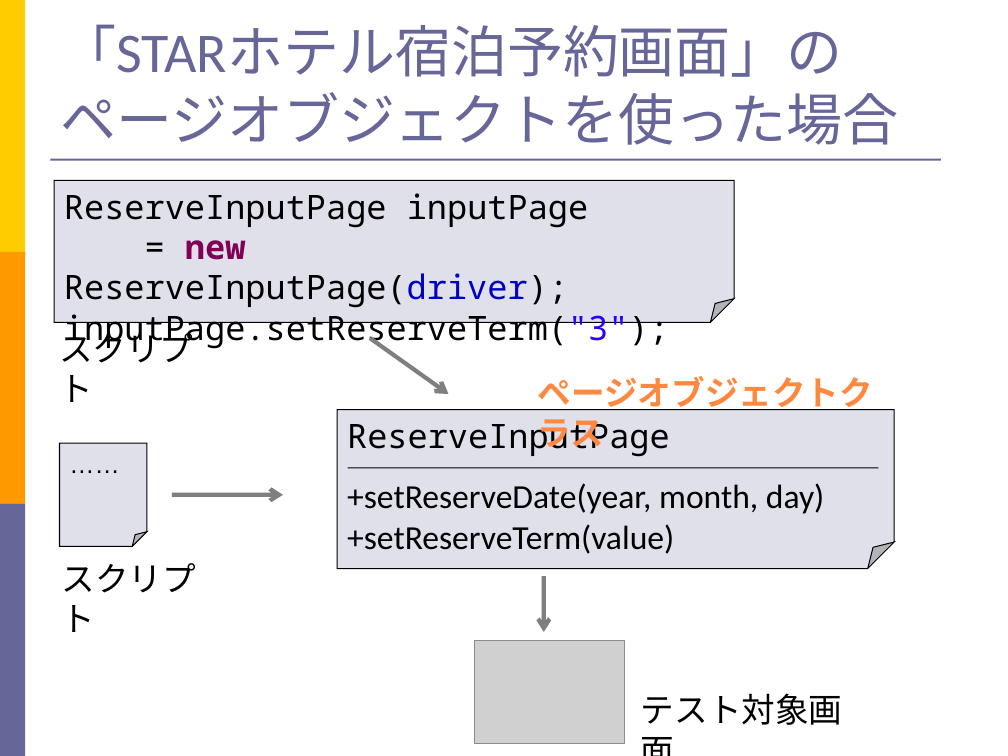
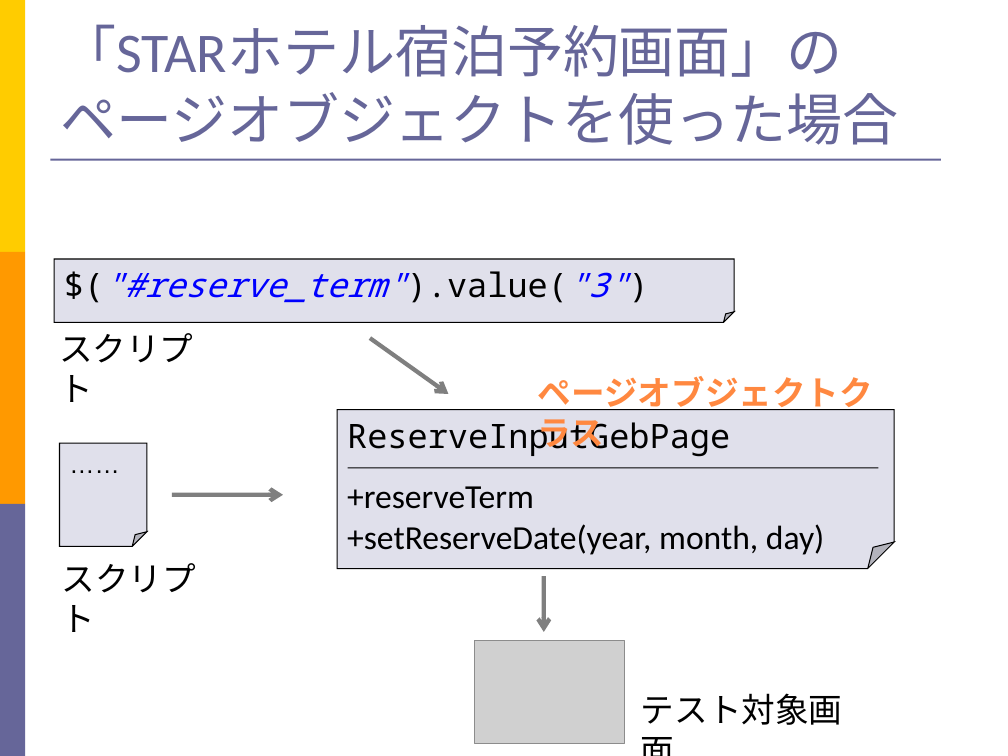
Before and after one commit to takuY-U2/STARHotel, a slide deck: slide 40 of docs/SlideGeb.ppt. Drawn at 1008x756 pixels with LibreOffice and Linux fonts; fonts in the diff are those of the drawing; grey boxes stand for pictures. Boxes give left, top, right and bottom in pixels: in the first picture for what was removed or moved away, otherwise in the second. Text is boxed around its words. In the diff, an @@ line names an element or a change of style, - is before the commit and + after.

```diff
--- a/docs/SlideGeb.ppt
+++ b/docs/SlideGeb.ppt
@@ folded corner "$("#reserve_term").value("3")": place and size @@
-folded corner "$("#reserve_term").value("3")" at (54,180,735,323)
+folded corner "$("#reserve_term").value("3")" at (54,259,735,323)
@@ text in folded corner at (104,271,629,303): text changed; text colour #000000 to #0000FF; italic on @@
-ReserveInputPage inputPage
-= new ReserveInputPage(driver);
-inputPage.setReserveTerm("3");
+$("#reserve_term").value("3")
@@ text in folded corner at (347,419,730,509): text changed @@
-ReserveInputPage
+ReserveInputGebPage
++reserveTerm
@@ text in folded corner at (347,524,674,554): paragraph removed @@
-+setReserveTerm(value)
@@ text in folded corner at (347,524,825,555): line spacing 1.5 to 1 @@
```
Also in this commit, not shown: 6 other slides changed, 22 other files.
